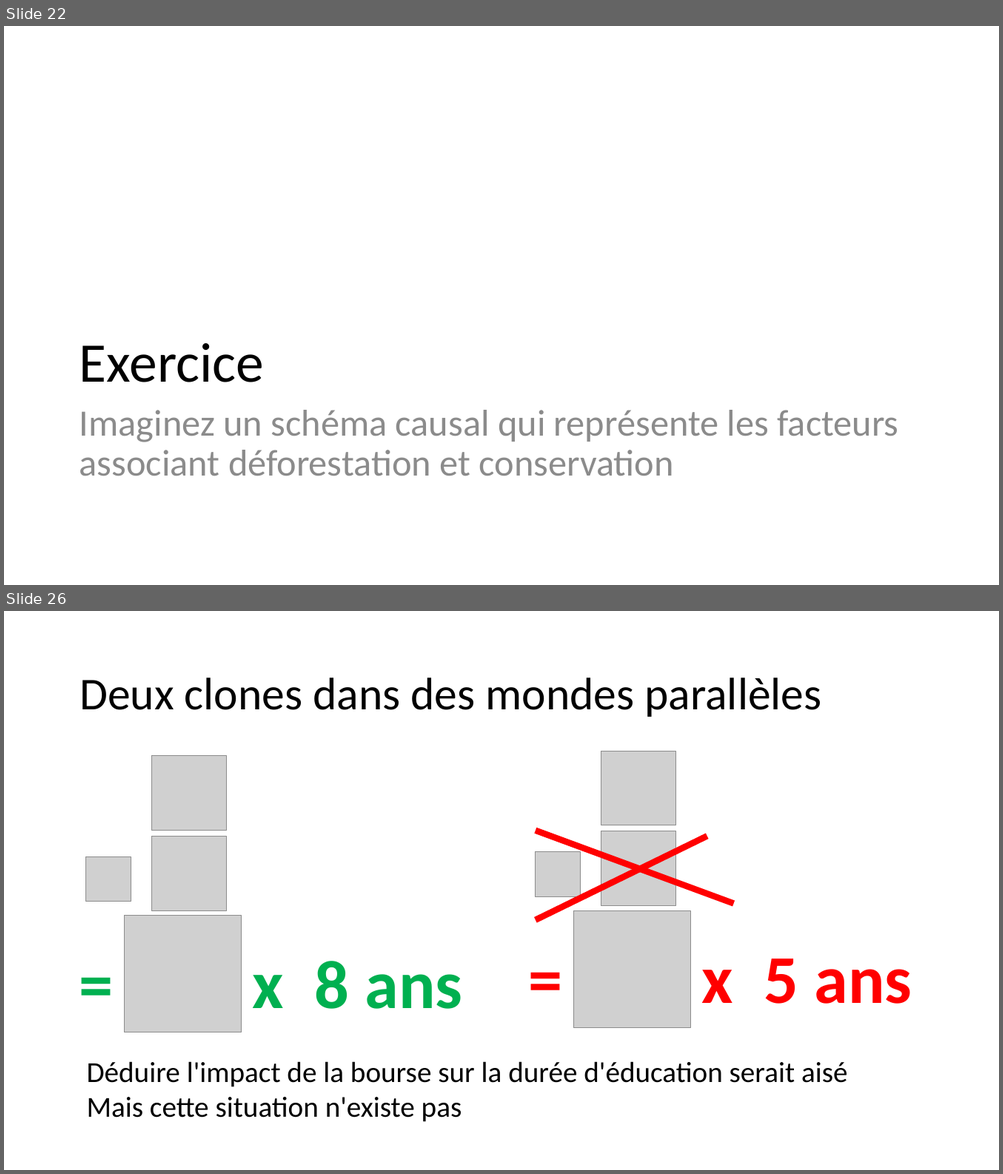
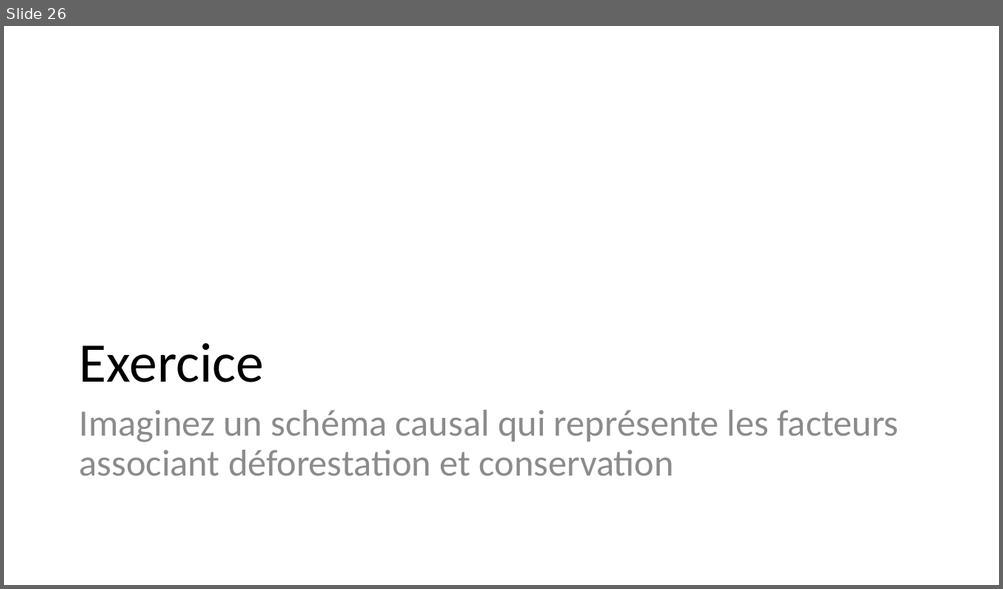
Before and after one commit to BETSAKA/statcap_impact_training, a slide deck: slides/fr/Jour 1_Introduction_Fondamentaux.pptx. Shown one above the other, each under a label of ours: slides 22 and 26 before the commit, slide 26 after it; the slides between them are not shown. The pictures are 1003x1174 and 1003x589 pixels, drawn with LibreOffice and Linux fonts; fonts in the diff are those of the drawing; grey boxes stand for pictures. Boxes give left, top, right and bottom in pixels: in the first picture for what was removed or moved away, otherwise in the second. Text is boxed around its words. In the diff, an @@ line names an element or a change of style, - is before the commit and + after.

```diff
--- a/slides/fr/Jour 1_Introduction_Fondamentaux.pptx
+++ b/slides/fr/Jour 1_Introduction_Fondamentaux.pptx
@@ slide 26 removed at bbox=[4, 611, 999, 1170], background #FFFFFF @@
@@ title removed at bbox=[79, 678, 821, 717] @@
-Deux clones dans des mondes parallèles
@@ picture removed at bbox=[152, 756, 226, 830] @@
@@ picture removed at bbox=[601, 752, 675, 826] @@
@@ line removed from (535, 830) to (734, 903) @@
@@ picture removed at bbox=[601, 831, 675, 906] @@
@@ picture removed at bbox=[152, 836, 226, 911] @@
@@ picture removed at bbox=[535, 852, 580, 897] @@
@@ line removed from (535, 920) to (707, 836) @@
@@ picture removed at bbox=[86, 857, 131, 902] @@
@@ picture removed at bbox=[124, 916, 242, 1034] @@
@@ picture removed at bbox=[573, 911, 691, 1028] @@
@@ text removed at bbox=[253, 961, 462, 1009] @@
-= x 8 ans
@@ text removed at bbox=[702, 959, 912, 1004] @@
-= x 5 ans
@@ text removed at bbox=[87, 1062, 848, 1122] @@
-Déduire l'impact de la bourse sur la durée d'éducation serait aisé
-Mais cette situation n'existe pas
@@ what was slide 22 is now slide 26 @@
```
Also in this commit, not shown: 4 slides changed, 4 slides added, 17 other slides removed, 3 other files.
